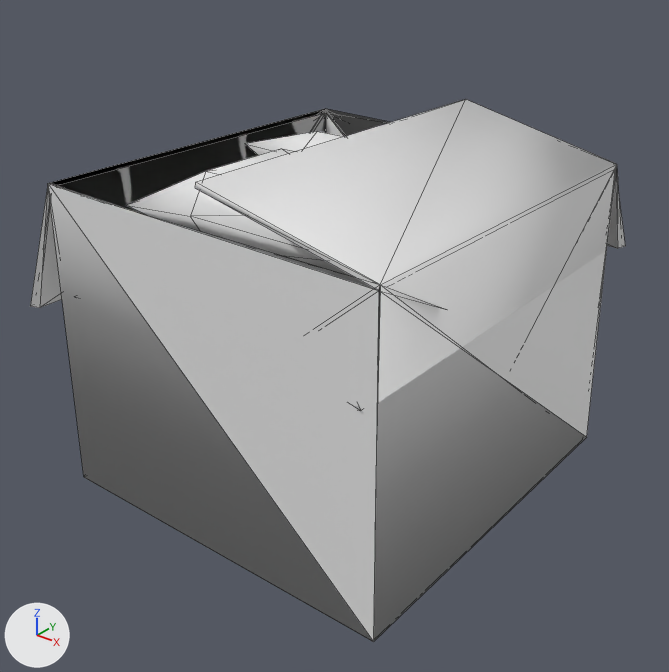
The FBX model Assets/Models/Cardboard_Boxes/source/PickleBox.fbx as it was, and as the next commit left it.
Before and after are seen from a 50 mm lens placed at (1.066, -1.366, 0.824), pointed at (-0.019, -0.011, -0.017). The lights are fixed; the arrows at lower left show +X, +Y and +Z. Mesh edges are drawn as thin lines. Materials are left out; every surface is plain grey.

The first picture shows 'PickleBox.002'.
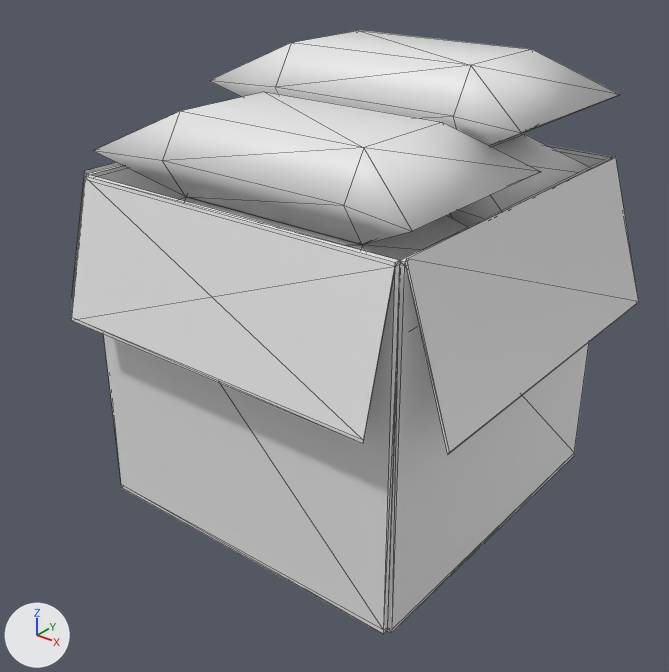
Location of each change, [x1, y1, x2, y2] in pixels of the pictures (669 x 672 px; the box of a moved part takes in the faces that stretch with it):
```json
{"object": "PickleBox.002", "change": "reshaped, moved, rescaled", "before": [30, 99, 625, 642], "after": [71, 30, 639, 634], "on screen": "11% taller"}
{"part": 1, "of": "me_frying_10_003", "change": "moved or reshaped", "before": [353, 406, 362, 411], "after": [180, 197, 469, 260]}
{"part": 2, "of": "me_frying_10_003", "change": "moved or reshaped", "after": [446, 134, 589, 226], "on screen": "not visible before"}
{"part": 3, "of": "me_frying_10_003", "change": "moved or reshaped", "before": [127, 148, 352, 276], "after": [93, 92, 541, 244]}
{"part": 4, "of": "me_frying_10_003", "change": "added", "after": [209, 30, 620, 146]}
{"part": 5, "of": "me_frying_10_003", "change": "rebuilt", "before": [30, 99, 625, 642], "after": [71, 145, 611, 634]}
{"part": 6, "of": "me_frying_10_003", "change": "deleted", "before": [246, 131, 344, 155]}
{"part": 7, "of": "me_frying_10_003", "change": "added", "after": [405, 156, 639, 454]}
```

The change, as JSON lines over the scene's bpy script:
```json
{"block": "me_frying_10_003", "where": "# used by ob_picklebox_002; location = (0.0, 0.0, 0.0)"}
{"op": "remove", "block": "me_frying_10_003", "code": "me_frying_10_003.from_pydata(...)  # 709 vertices, 1364 faces; spans x -0.508..0.377, y -0.397..0.503, z -0.336..0.402"}
{"op": "add", "block": "me_frying_10_003", "code": "me_frying_10_003.from_pydata(...)  # 747 vertices, 1428 faces; spans x -0.448..0.439, y -0.288..0.567, z -0.563..0.313"}
{"block": "me_frying_10_003", "change": "me_frying_10_003 part 1: the loose piece of 16 vertices spanning x -0.359..0.337, y -0.392..-0.01, z 0.032..0.186 is moved by (0.01, 0.2, -0.109)"}
{"block": "me_frying_10_003", "change": "me_frying_10_003 part 2: the loose piece of 16 vertices spanning x -0.359..0.337, y 0.028..0.409, z 0.032..0.186 is moved by (0.01, 0.079, -0.03)"}
{"block": "me_frying_10_003", "change": "me_frying_10_003 part 3: the loose piece of 16 vertices spanning x -0.359..0.337, y -0.245..0.137, z 0.18..0.333 is moved by (0.01, 0.053, -0.101)"}
{"block": "me_frying_10_003", "change": "me_frying_10_003 part 4: the loose piece of 16 vertices spanning x -0.359..0.337, y 0.028..0.409, z 0.032..0.186 is copied, and the copy is moved by (0.01, 0.079, 0.127); it spans x -0.349..0.347, y 0.106..0.488, z 0.16..0.313"}
{"block": "me_frying_10_003", "change": "me_frying_10_003 part 5: the loose piece of 46 vertices spanning x -0.508..0.377, y -0.397..0.503, z -0.336..0.402 is rebuilt with 64 vertices and now spans x -0.448..0.349, y -0.288..0.567, z -0.563..0.121"}
{"block": "me_frying_10_003", "change": "me_frying_10_003 part 6: 7 loose pieces with 464 vertices, spanning x -0.372..0.261, y -0.187..0.417, z 0.04..0.337, are deleted"}
{"block": "me_frying_10_003", "change": "me_frying_10_003 part 7"}
{"block": "me_frying_10_003", "change": "9 vertices are added at x -0.353..0.439, y -0.209..0.499, z -0.561..0.121"}
{"block": "me_frying_10_003", "change": "6 new vertices lie (0.0, 0.7, 0.0) away from vertices in x -0.353..0.439, y -0.209, z -0.561..0.121"}
{"block": "me_frying_10_003", "change": "14 new faces join them"}
{"op": "set", "path": "ob_picklebox_002.location", "old": "(0.0, 0.0, 0.0)", "new": "(0.001, -0.108, 0.216)"}
{"op": "set", "path": "ob_picklebox_002.scale", "old": "(1.0, 1.0, 1.0)", "new": "(1.04, 1.04, 1.04)"}
```
